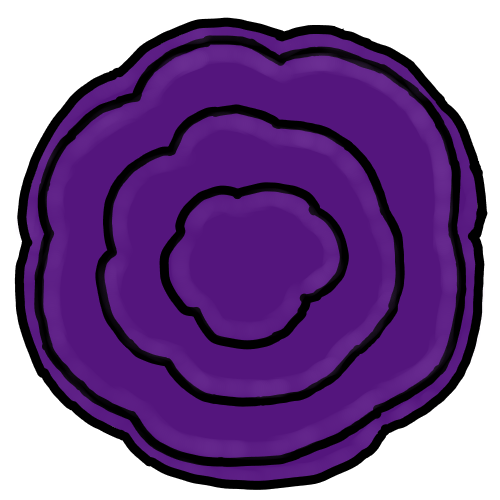
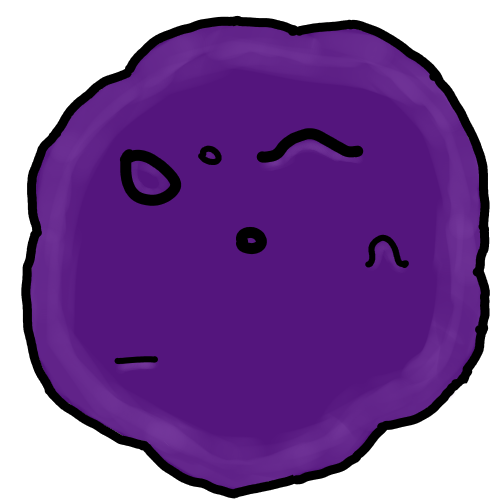
Comparing the layer stacks of the two 500 x 500 images. Changes:
painted on "outline" over [14, 15, 490, 499]
painted on "details" over [14, 15, 490, 499]
added layer "detail shading" above "shading" over [64, 64, 448, 384]
painted on "shading" over [14, 15, 490, 499]
painted on "fill" over [14, 15, 490, 499]
